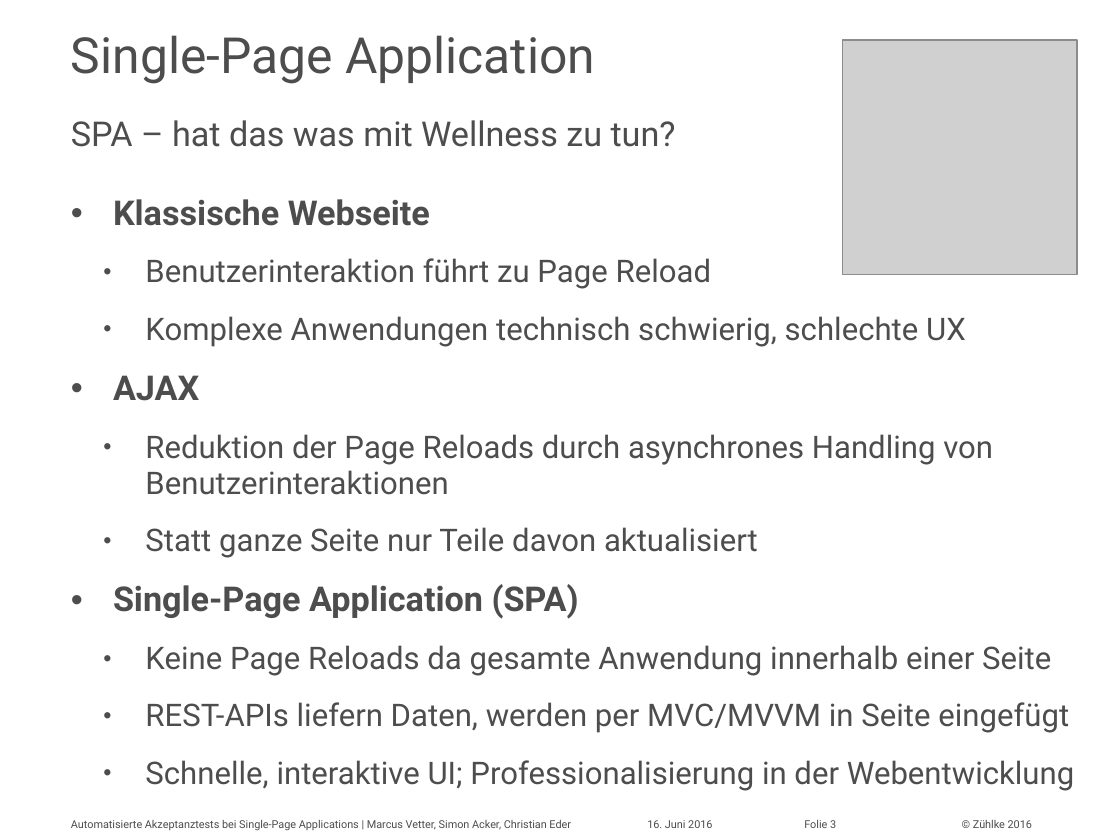
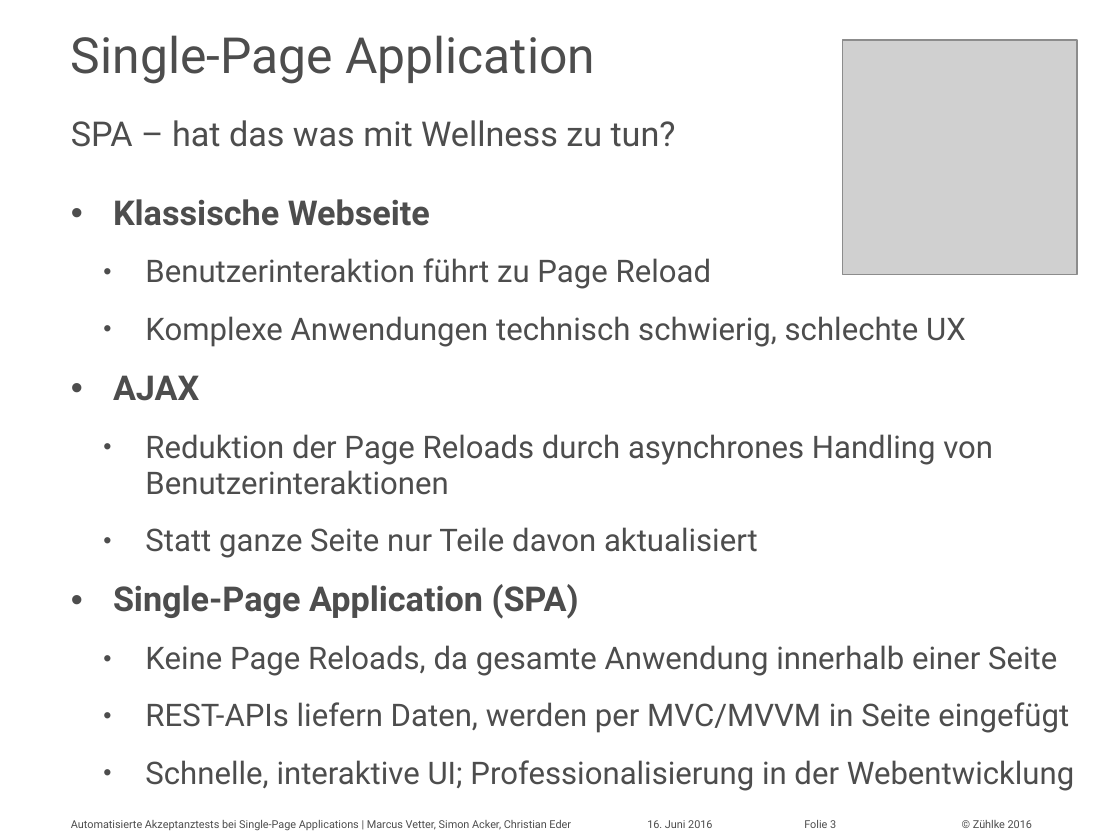
Before and after one commit to marcusvetter/yoda-chat, a slide deck: slide 3 of Vortrag_KE2016_MAVE_SIA.pptx. Drawn at 1120x840 pixels with LibreOffice and Linux fonts; fonts in the diff are those of the drawing; grey boxes stand for pictures. Boxes give left, top, right and bottom in pixels: in the first picture for what was removed or moved away, otherwise in the second. Text is boxed around its words. In the diff, an @@ line names an element or a change of style, - is before the commit and + after.

```diff
--- a/Vortrag_KE2016_MAVE_SIA.pptx
+++ b/Vortrag_KE2016_MAVE_SIA.pptx
@@ text at <box>145,645,1057,676</box>: text changed @@
-  • Keine Page Reloads da gesamte Anwendung innerhalb einer Seite
+  • Keine Page Reloads, da gesamte Anwendung innerhalb einer Seite
```
Also in this commit, not shown: 2 other slides changed, 1 other file.
